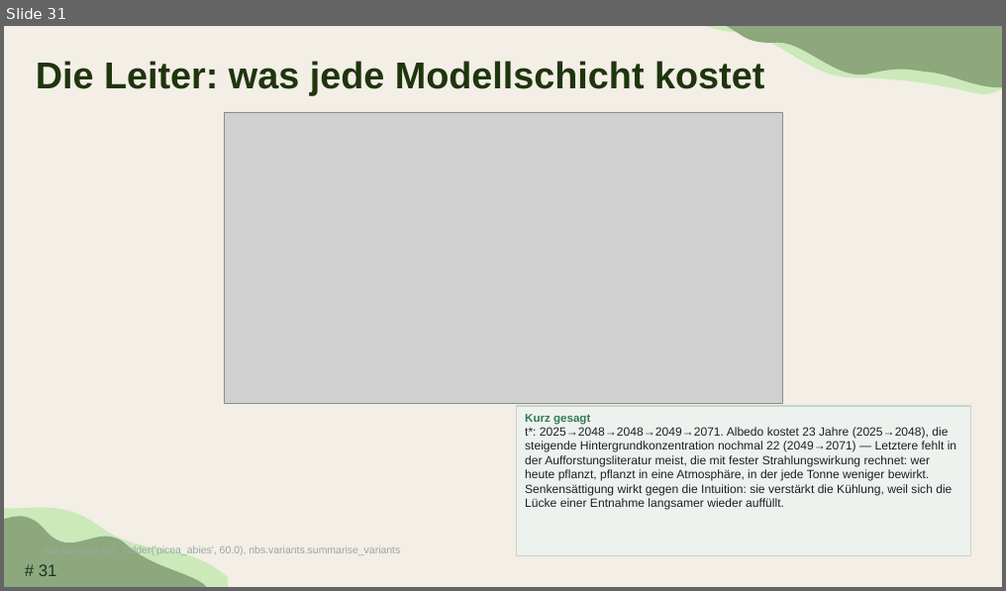
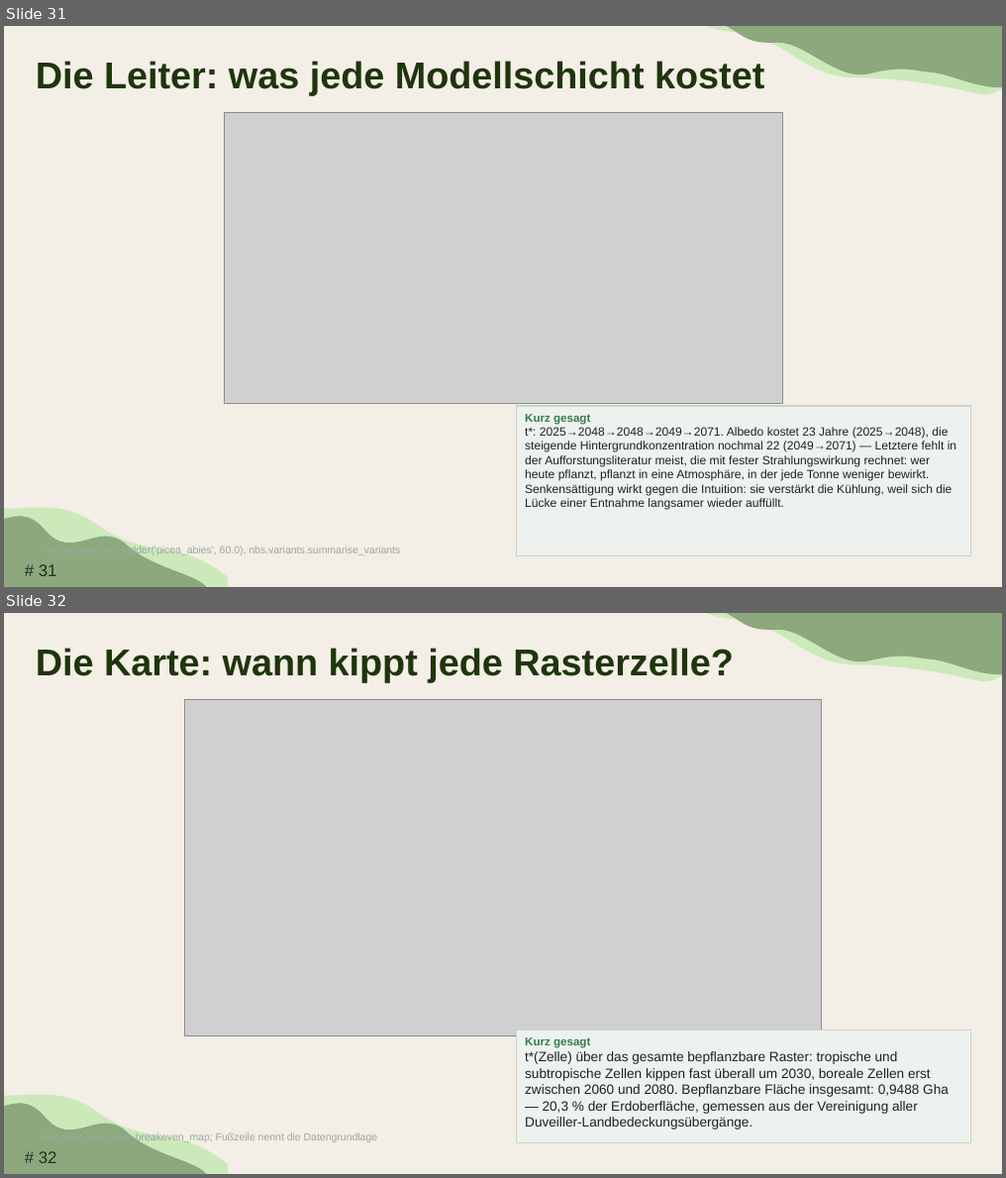
Before and after one commit to TimoDiepers/woodway, a slide deck: docs/slides/dissvortrag.pptx. Shown one above the other, each under a label of ours: slide 31 before the commit, slides 31 and 32 after it. The pictures are 1006x591 and 1006x1178 pixels, drawn with LibreOffice and Linux fonts; fonts in the diff are those of the drawing; grey boxes stand for pictures. Boxes give left, top, right and bottom in pixels: in the first picture for what was removed or moved away, otherwise in the second. Text is boxed around its words. In the diff, an @@ line names an element or a change of style, - is before the commit and + after.

```diff
--- a/docs/slides/dissvortrag.pptx
+++ b/docs/slides/dissvortrag.pptx
@@ slide 32 added at (4, 613, 1002, 1174), background #F3EEE6; not listed: 5 template elements that a slide beside it also shows @@
@@ title added at (36, 648, 734, 682), 36 pt, text #1F350D, bold @@
+Die Karte: wann kippt jede Rasterzelle?
@@ picture added at (184, 699, 822, 1036) @@
@@ rectangle added at (516, 1031, 971, 1143), fill #EEF2EF, outline #C5D5CA 1 pt, 13 pt, text #1A2320 @@
+Kurz gesagt
+t*(Zelle) über das gesamte bepflanzbare Raster: tropische und subtropische Zellen kippen fast überall um 2030, boreale Zellen erst zwischen 2060 und 2080. Bepflanzbare Fläche insgesamt: 0,9488 Gha — 20,3 % der Erdoberfläche, gemessen aus der Vereinigung aller Duveiller-Landbedeckungsübergänge.
@@ text added at (43, 1133, 378, 1144), 10 pt, text #9AA8A1 @@
+nbs.map_plots.plot_breakeven_map; Fußzeile nennt die Datengrundlage
```
Also in this commit, not shown: 4 other slides added.
